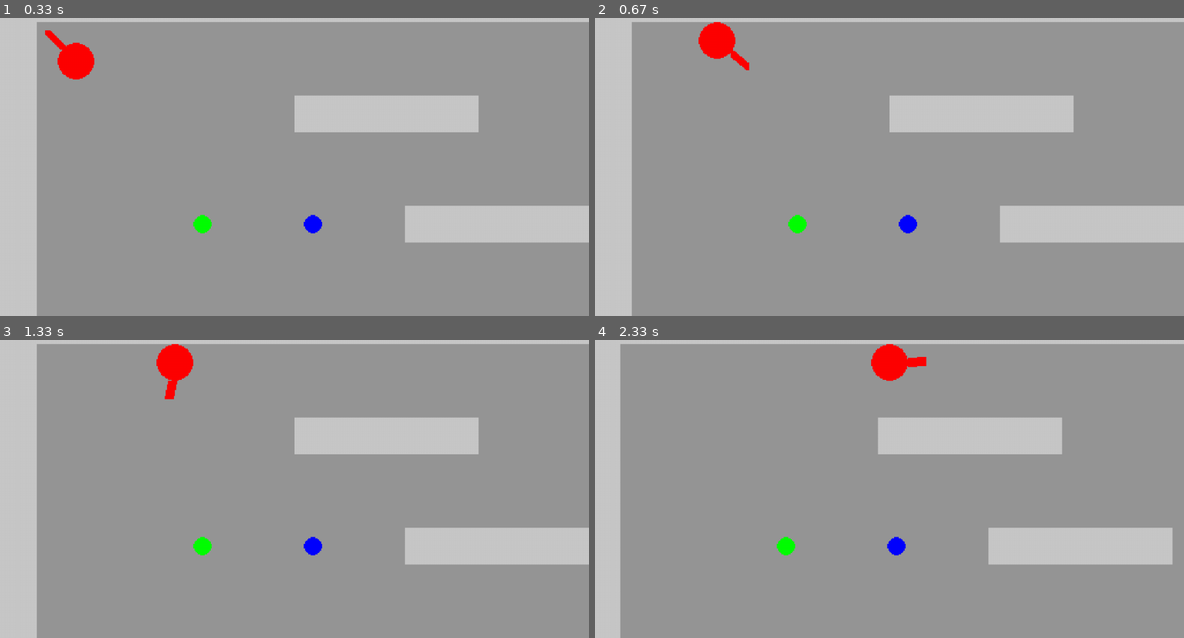
Above: before the commit, frames 1-4 (two rows, left to right).
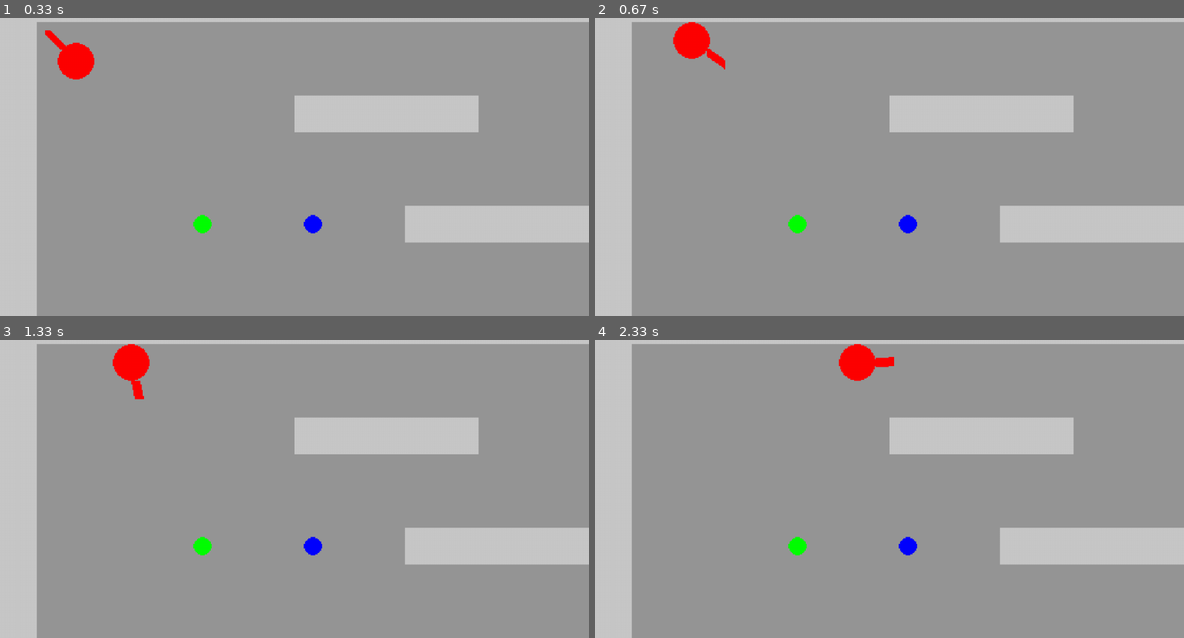
Above: after the commit, the same moments.

Repository: RLangendam/pygame
Game: pygame game, started from main.py
Same seed, same stepped clock (60 frames per second), same inputs: the game is played once before the commit and once after it.
Inputs (mouse positions are in pixels of both pictures, inside the frame that each line leads up to):
- Up to frame 1 (0.33 s): no input
- Up to frame 2 (0.67 s): hold W from 0.33 s (still down); hold Right from 0.33 s (still down); move the mouse to (865, 164) at 0.37 s
- Up to frame 3 (1.33 s): release W at 0.8 s; release Right at 0.8 s; tap W at 0.83 s; hold Right from 1.17 s (still down); move the mouse to (153, 474) at 1.2 s
- Up to frame 4 (2.33 s): release Right at 1.63 s; hold Up 1.67-1.97 s; move the mouse to (706, 423) at 1.7 s; hold Right from 2 s (still down); move the mouse to (977, 357) at 2.03 s

Frame 1 is identical in both runs. In frame 2, 1.1% of the frame differs, in the area x 13-27%, y 1-18%; in frame 3, 1.4%; in frame 4, 4.5%, in the area x 4-100%, y 1-100%.

Commit message:
Improve player collision logic

Diff:
--- a/source/game.py
+++ b/source/game.py
@@ -35,7 +35,6 @@
 
         self.weapon_group = pygame.sprite.GroupSingle()
         self.weapon = Weapon(self.weapon_group, self.constants, self.player)
-        self.player.set_weapon(self.weapon)
 
         self.camera = Camera(
             self.constants, self.screen, self.level, self.player
@@ -64,6 +63,7 @@
 
             self.object_group.update(dt)
             self.player_group.update(dt)
+            self.weapon_group.update(dt)
             self.camera.update()
 
             self.camera.draw(
--- a/source/level.py
+++ b/source/level.py
@@ -4,34 +4,29 @@
 
 
 class Tile(pygame.sprite.Sprite):
-    def __init__(self, group, pos: pygame.Vector2, constants: Constants):
-        super().__init__(group)
+    def __init__(self, pos: pygame.Vector2, constants: Constants, *groups):
+        super().__init__(*groups)
         self.image = pygame.Surface(
             (constants.tile_size, constants.tile_size), pygame.SRCALPHA
         )
         self.rect = self.image.get_rect(topleft=pos * constants.tile_size)
-        self.is_blocking = False  # Default to not blocking
-
-    def blocks(self) -> bool:
-        return self.is_blocking
 
 
 class Wall(Tile):
-    def __init__(self, background_group, pos: pygame.Vector2, constants: Constants):
-        super().__init__(background_group, pos, constants)
-        self.is_blocking = True
+    def __init__(self, pos: pygame.Vector2, constants: Constants, *groups):
+        super().__init__(pos, constants, *groups)
         self.image.fill((200, 200, 200, 255))  # Gray for walls
 
 
 class Floor(Tile):
-    def __init__(self, background_group, pos: pygame.Vector2, constants: Constants):
-        super().__init__(background_group, pos, constants)
+    def __init__(self, pos: pygame.Vector2, constants: Constants, *groups):
+        super().__init__(pos, constants, *groups)
         self.image.fill((150, 150, 150, 255))  # Darker gray for floors
 
 
 class Decoration(Tile):
-    def __init__(self, background_group, pos: pygame.Vector2, constants: Constants):
-        super().__init__(background_group, pos, constants)
+    def __init__(self, pos: pygame.Vector2, constants: Constants, *groups):
+        super().__init__(pos, constants, *groups)
         pygame.draw.circle(
             self.image,
             (0, 255, 0, 255),
@@ -41,9 +36,8 @@
 
 
 class Obstacle(Tile):
-    def __init__(self, object_group, pos: pygame.Vector2, constants: Constants):
-        super().__init__(object_group, pos, constants)
-        self.is_blocking = True
+    def __init__(self, pos: pygame.Vector2, constants: Constants, *groups):
+        super().__init__(pos, constants, *groups)
         pygame.draw.circle(
             self.image,
             (0, 0, 255, 255),
@@ -68,29 +62,32 @@
     def __init__(self, background_group, object_group, constants: Constants):
         characters = [list(row) for row in MAP.splitlines()]
         self.tiles = []
+        self.blockers_group = pygame.sprite.Group()
         for y, row in enumerate(characters):
             for x, char in enumerate(row):
                 pos = pygame.Vector2(x, y)
                 sprites = []
                 if char == "x":
-                    sprite = Wall(background_group, pos, constants)
+                    sprite = Wall(pos, constants, background_group, self.blockers_group)
                     sprites.append(sprite)
                 elif char == " ":
-                    sprite = Floor(background_group, pos, constants)
+                    sprite = Floor(pos, constants, background_group)
                     sprites.append(sprite)
                 elif char == "o":
-                    sprite = Decoration(object_group, pos, constants)
+                    sprite = Decoration(pos, constants, object_group)
                     sprites.append(sprite)
-                    sprite = Floor(background_group, pos, constants)
+                    sprite = Floor(pos, constants, background_group)
                     sprites.append(sprite)
                 elif char == "b":
-                    sprite = Obstacle(object_group, pos, constants)
+                    sprite = Obstacle(pos, constants, object_group, self.blockers_group)
                     sprites.append(sprite)
-                    sprite = Floor(background_group, pos, constants)
+                    sprite = Floor(pos, constants, background_group)
                     sprites.append(sprite)
                 else:
                     raise ValueError(f"Unknown tile character: {char}")
 
+                for sprite in sprites:
+                    sprite.mask = pygame.mask.from_surface(sprite.image)
                 self.tiles.extend(sprites)
 
         self.width = len(characters[0]) * constants.tile_size
@@ -98,9 +95,5 @@
         self.background_group = background_group
         self.object_group = object_group
 
-    def get_blocked_tile_rects(self):
-        return (
-            tile.rect
-            for tile in chain(iter(self.background_group), iter(self.object_group))
-            if tile.blocks()
-        )
+    def get_blockers(self):
+        return self.blockers_group
--- a/source/player.py
+++ b/source/player.py
@@ -3,6 +3,10 @@
 
 
 import pygame
+
+NONE = 0
+X = 1
+Y = 2
 
 
 class Player(pygame.sprite.Sprite):
@@ -16,54 +20,83 @@
         self.level = level  # Store the level reference
 
     def update(self, dt: int):
-        # Update player logic here
-        keys = pygame.key.get_pressed()  # Check for key presses
-        distance = int(200 * dt / 1000)  # Calculate distance to move based on dt
-        d = pygame.Vector2(0, 0)
+        x, y = self.get_movement_direction()
+
+        dx, dy = self.deltas_from_direction(x, y, dt)
+        if dx == 0 and dy == 0:
+            return
+
+        dx, dy = self.restrict_to_level_bounds(dx, dy)
+        if dx == 0 and dy == 0:
+            return
+
+        self.move_avoiding_collisions(dx, dy)
+
+    def move_avoiding_collisions(self, dx, dy):
+        self.rect.move_ip(dx, dy)
+        blockers = pygame.sprite.spritecollide(self, self.level.get_blockers(), False)  # type: ignore
+        if len(blockers) == 0:
+            return
+        if dx == 0:
+            self.rect.move_ip(0, -dy)
+            return
+        if dy == 0:
+            self.rect.move_ip(-dx, 0)
+            return
+
+        reverted = NONE
+        for blocker in blockers:
+            if pygame.sprite.collide_mask(self, blocker) is None:
+                continue
+
+            if reverted & X == 0:
+                self.rect.move_ip(-dx, 0)
+                reverted |= X
+                if pygame.sprite.collide_mask(self, blocker) is None:
+                    continue
+
+            if reverted & Y == 0:
+                self.rect.move_ip(0, -dy)
+                reverted |= Y
+                if pygame.sprite.collide_mask(self, blocker) is None:
+                    continue
+
+            assert reverted == X | Y, "Reverted should be both X and Y"
+            break
+
+    def restrict_to_level_bounds(self, dx, dy):
+        if dx != 0:
+            new_x = self.rect.x + dx
+            if new_x < 0 or new_x > self.level.width - self.rect.width:
+                dx = 0
+        if dy != 0:
+            new_y = self.rect.y + dy
+            if new_y < 0 or new_y > self.level.height - self.rect.height:
+                dy = 0
+        return dx, dy
+
+    def get_movement_direction(self):
+        keys = pygame.key.get_pressed()
+        x, y = 0, 0
         if keys[pygame.K_LEFT] or keys[pygame.K_a]:
-            d.x -= distance
+            x -= 1
         if keys[pygame.K_RIGHT] or keys[pygame.K_d]:
-            d.x += distance
+            x += 1
         if keys[pygame.K_UP] or keys[pygame.K_w]:
-            d.y -= distance
+            y -= 1
         if keys[pygame.K_DOWN] or keys[pygame.K_s]:
-            d.y += distance
-        if d.length() > 0:
-            d = d.normalize() * distance
+            y += 1
+        return x, y
 
-        if (
-            self.rect.x + d.x < 0
-            or self.rect.x + d.x > self.level.width - self.rect.width
-        ):
-            d.x = 0
-        if (
-            self.rect.y + d.y < 0
-            or self.rect.y + d.y > self.level.height - self.rect.height
-        ):
-            d.y = 0
+    def deltas_from_direction(self, x: int, y: int, dt: int) -> tuple[int, int]:
+        if x != 0 and y != 0:
+            # Diagonal movement: 0.141 = sqrt(2) * 200 / 1000
+            distance = int(0.141 * dt)
+        elif x == 0 and y == 0:
+            return 0, 0  # No movement
+        else:
+            distance = int(0.2 * dt)  # Calculate distance to move based on dt
 
-        dx = int(d.x)
-        dy = int(d.y)
-        new_rect = self.rect.move(dx, dy)
-        for tile_rect in self.level.get_blocked_tile_rects():
-            if new_rect.colliderect(tile_rect):
-                new_rect_x = self.rect.move(dx, 0)
-                new_rect_y = self.rect.move(0, dy)
-                if new_rect_x.colliderect(tile_rect):
-                    dx = 0
-                    if dy == 0:
-                        break
-                if new_rect_y.colliderect(tile_rect):
-                    dy = 0
-                    if dx == 0:
-                        break
-
-        if dx != 0:
-            self.rect.x += dx
-        if dy != 0:
-            self.rect.y += dy
-
-        self.weapon.update(dt)
-
-    def set_weapon(self, weapon):
-        self.weapon = weapon
+        dx = x * distance
+        dy = y * distance
+        return dx, dy
